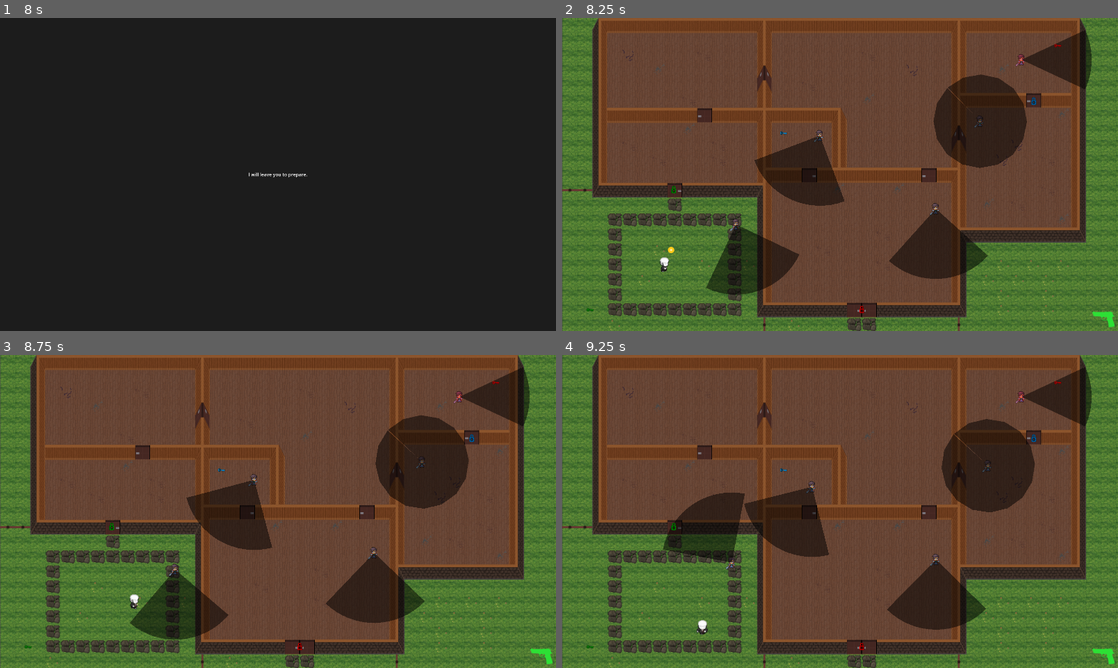
Above: before the commit, frames 1-4 (two rows, left to right).
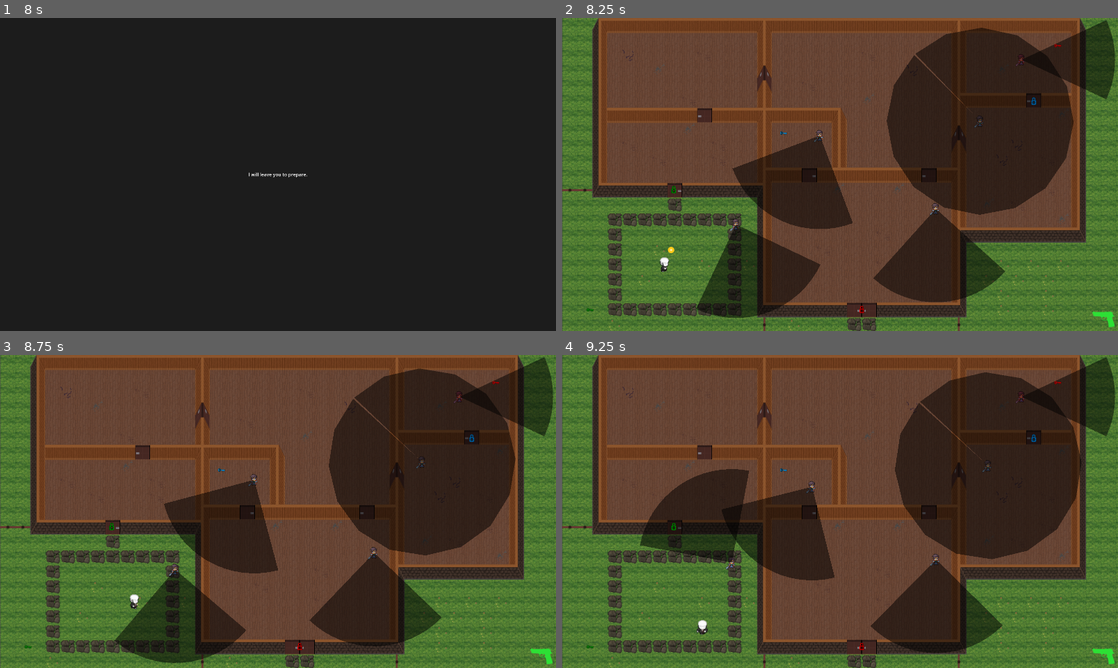
Above: after the commit, the same moments.

Repository: hoiton/gamedev
Game: Godot game, scene res://ui/main_menu.tscn
Two runs of this game, one before a commit and one after it. Both use one fixed random seed, a clock stepped at 60 frames per second and the inputs below.
Inputs (mouse positions are in pixels of both pictures, inside the frame that each line leads up to):
- Up to frame 1 (8 s): click "Play" at 0.5 s; tap Enter (ui_accept) at 1.25, 1.52, 2.27, 2.75, 3.77, 4.25, 4.52, 5, 5.27, 5.75, 6.77, 7.52 s; move the mouse to (400, 158) at 1.27 s; hold D (move_right) 1.28-2.03 s; tap X (lure) every 1.5 s from 1.35 to 7.35 s; move the mouse to (166, 190) at 2.02 s; hold S (move_down) 2.03-2.78 s; tap Q (throw) every 1.5 s from 2.1 to 6.6 s; move the mouse to (333, 105) at 2.77 s; hold D (move_right) 2.78-3.53 s; move the mouse to (250, 237) at 3.52 s; hold W (move_up) 3.53-4.28 s; move the mouse to (444, 221) at 4.27 s; hold A (move_left) 4.28-5.78 s; move the mouse to (111, 127) at 5.02 s; move the mouse to (305, 174) at 5.77 s; hold S (move_down) 5.78-6.53 s; move the mouse to (194, 96) at 6.52 s; hold D (move_right) 6.53-7.28 s; move the mouse to (400, 158) at 7.27 s; hold W (move_up) from 7.28 s (still down)
- Up to frame 2 (8.25 s): tap Enter (ui_accept) at 8 s; move the mouse to (728, 190) at 8.02 s; release W (move_up) at 8.03 s; hold D (move_right) from 8.03 s (still down); tap Q (throw) at 8.1 s
- Up to frame 3 (8.75 s): keep holding D (move_right); tap Enter (ui_accept) at 8.27 s
- Up to frame 4 (9.25 s): move the mouse to (895, 442) at 8.77 s; release D (move_right) at 8.78 s; hold S (move_down) from 8.78 s (still down); tap X (lure) at 8.85 s

Frame 1 is identical in both runs. In frame 2, 17% of the frame differs, in the area x 24-100%, y 0-96%; in frame 3, 17%; in frame 4, 17%.

Commit message:
Fixed vision range scaling

Diff:
--- a/src/levels/level1.tscn
+++ b/src/levels/level1.tscn
@@ -113,7 +113,6 @@
 position = Vector2(1439, 351)
 scale = Vector2(1.6143473, 1.6143473)
 patrol_path = NodePath("Path2D")
-vision_range = 200.0
 vision_fov_deg = 359.0
 
 [node name="Path2D" type="Path2D" parent="WorldTransform/Targets/Target5"]
--- a/src/target/target.gd
+++ b/src/target/target.gd
@@ -21,7 +21,7 @@
 
 @export var is_real_target := false
 
-@export var vision_range := 300.0
+@export var vision_range := 200.0
 @export var vision_fov_deg := 50.0            # total cone angle
 @export var vision_check_interval := 0.08     # how often to check
 @export var vision_confirm_time := 0.25       # time needed to confirm seeing player
@@ -511,14 +511,16 @@
 	return null
 
 func _can_see_point(point: Vector2) -> bool:
+	var world_scale := _vision_world_scale()
+	var actual_range := vision_range * world_scale
+
 	var to := point - global_position
 	var dist := to.length()
-	if dist > vision_range:
+	if dist > actual_range:
 		return false
 	if dist < 0.001:
 		return true
 
-	# Angle check (cone)
 	var dir := to / dist
 	var f := _facing.normalized()
 	var half_fov := deg_to_rad(vision_fov_deg) * 0.5
@@ -526,8 +528,12 @@
 	if angle > half_fov:
 		return false
 
-	# Line-of-sight check using your existing ray function
 	return _has_line_of_sight(global_position, point)
+
+func _vision_world_scale() -> float:
+	# If you scale the whole level uniformly, X and Y should be the same.
+	# Use the node that is actually scaled (VisionCone or self).
+	return global_transform.get_scale().x
 
 func _on_player_spotted(p: Node2D) -> void:
 	_player = p
@@ -551,7 +557,7 @@
 	for i in range(vision_segments + 1):
 		var t := float(i) / vision_segments
 		var ang: float = lerp(-half, half, t)
-		var p := Vector2.RIGHT.rotated(ang) * vision_range * 0.5
+		var p := Vector2.RIGHT.rotated(ang) * vision_range
 		pts.append(p)
 
 	_vision_cone.polygon = pts
